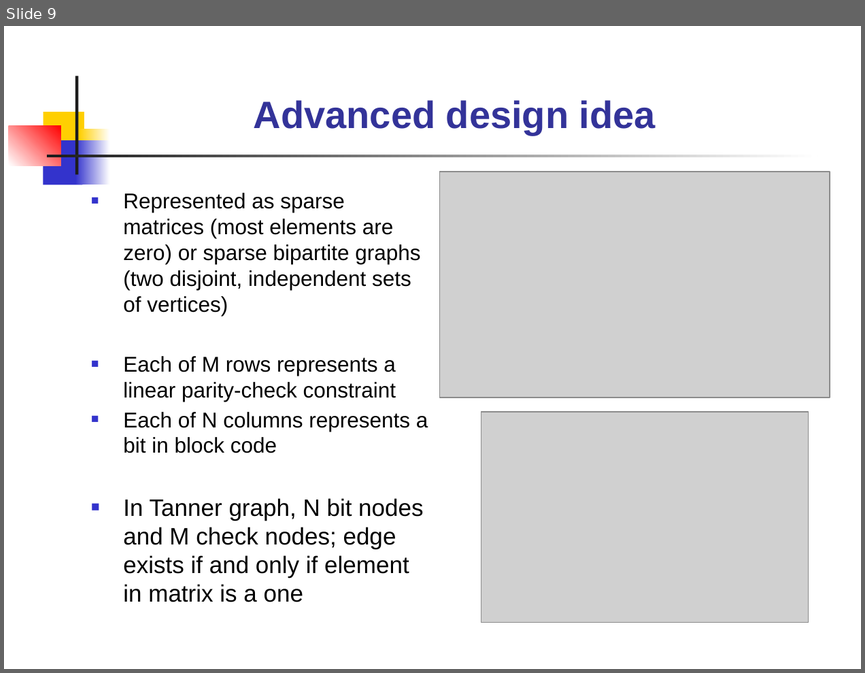
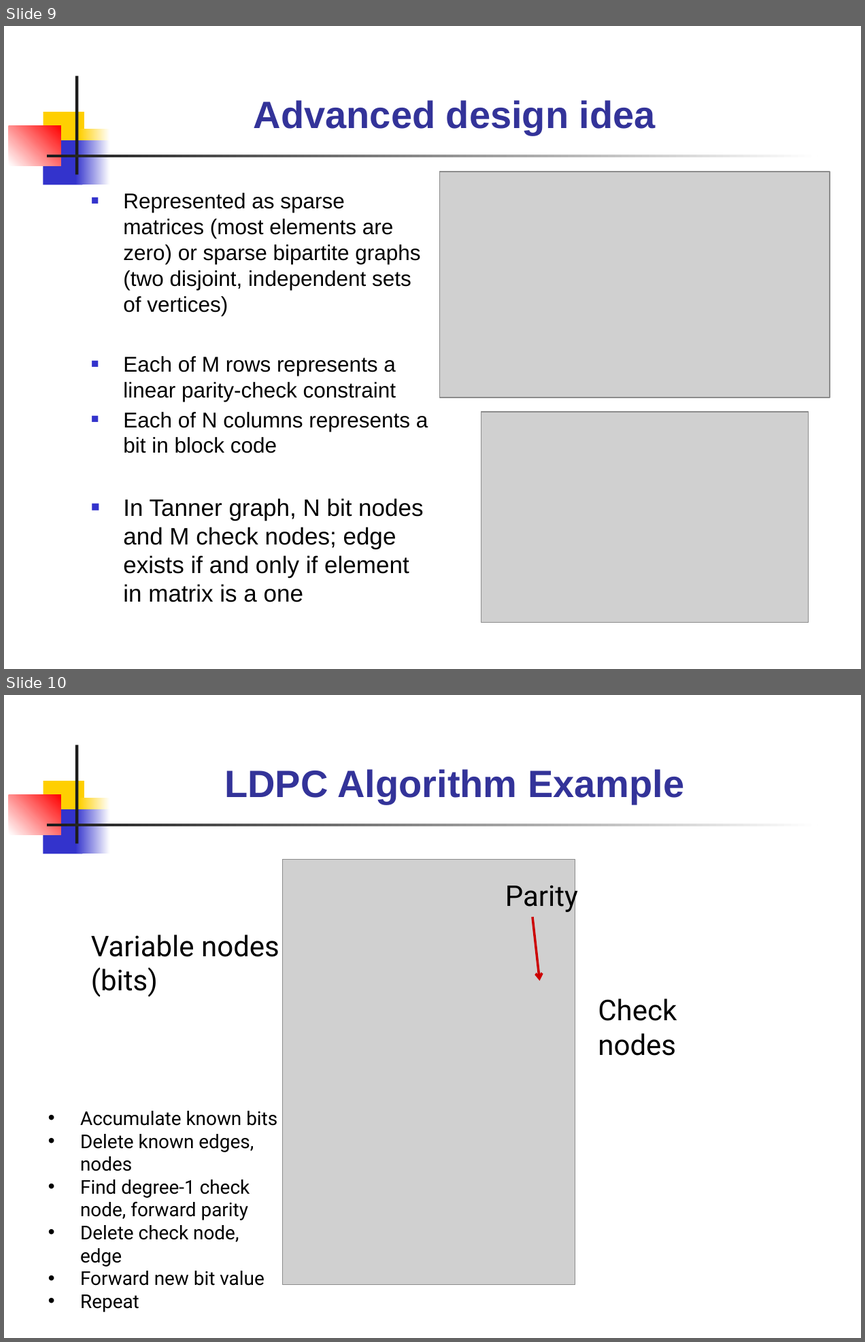
Before and after one commit to tmeynier/wire_com_repo, a slide deck: MidProjectReview_Meynier_Quinlan.pptx. Shown one above the other, each under a label of ours: slide 9 before the commit, slides 9 and 10 after it. The pictures are 865x673 and 865x1342 pixels, drawn with LibreOffice and Linux fonts; fonts in the diff are those of the drawing; grey boxes stand for pictures. Boxes give left, top, right and bottom in pixels: in the first picture for what was removed or moved away, otherwise in the second. Text is boxed around its words. In the diff, an @@ line names an element or a change of style, - is before the commit and + after.

```diff
--- a/MidProjectReview_Meynier_Quinlan.pptx
+++ b/MidProjectReview_Meynier_Quinlan.pptx
@@ slide 10 added at [4, 695, 861, 1338], background #FFFFFF; not listed: 7 template elements that a slide beside it also shows @@
@@ title added at [224, 769, 684, 804], 32 pt, text #333399, bold @@
+LDPC Algorithm Example
@@ picture added at [283, 860, 575, 1285] @@
@@ text added at [505, 880, 578, 913], 24 pt, text #000000 @@
+Parity
@@ arrow added from (532, 917) to (540, 981), #CC0000 2 pt @@
@@ text added at [91, 934, 279, 997], 24 pt, text #000000 @@
+Variable nodes (bits)
@@ text added at [598, 998, 677, 1055], 24 pt, text #000000 @@
+Check nodes
@@ text added at [80, 1110, 277, 1312], 16 pt, text #000000 @@
+• Accumulate known bits
+• Delete known edges, nodes
+• Find degree-1 check node, forward parity
+• Delete check node, edge
+• Forward new bit value
+• Repeat
```
Also in this commit, not shown: 2 slides changed.
